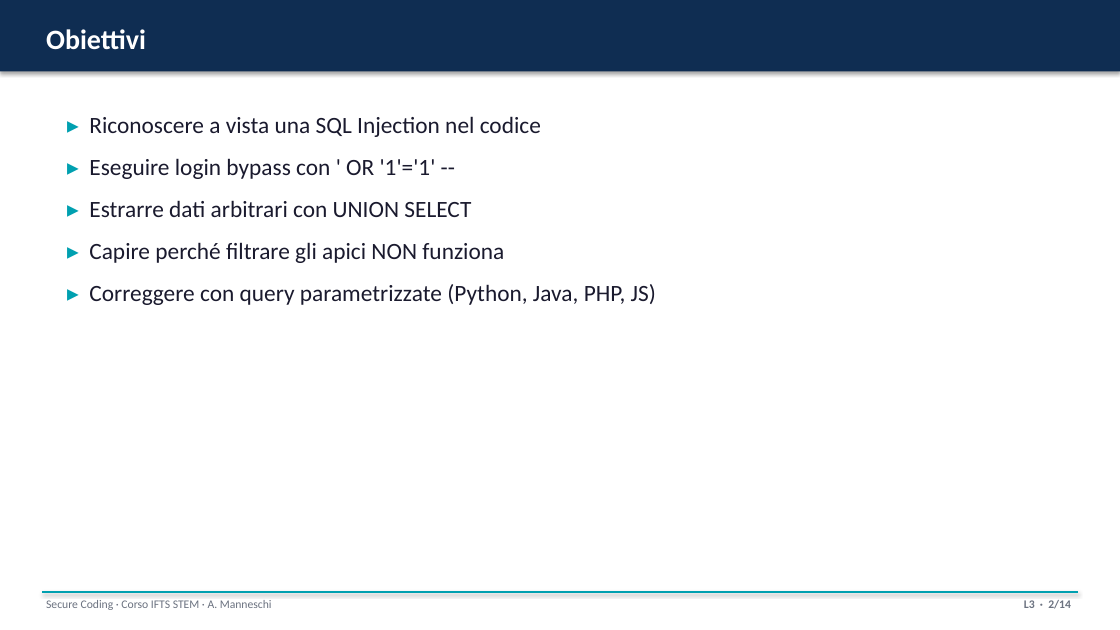
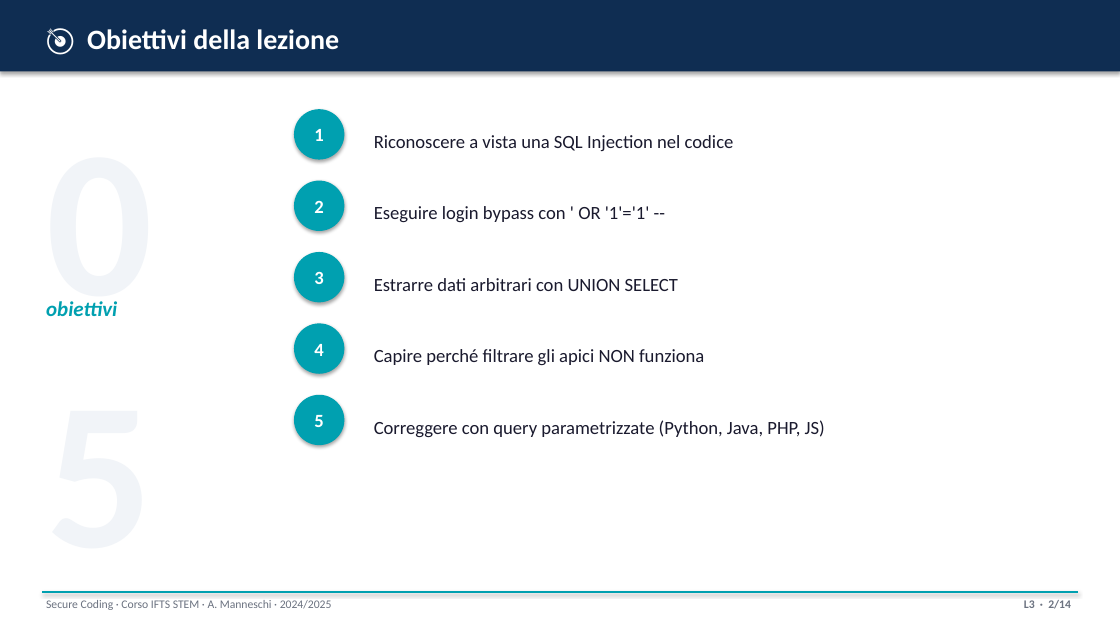
Before and after one commit to ss4i/corso-stem-ifts-secure-coding, a slide deck: slide 2 of slide/L3_sql_injection.pptx. Drawn at 1120x630 pixels with LibreOffice and Linux fonts; fonts in the diff are those of the drawing. Boxes give left, top, right and bottom in pixels: in the first picture for what was removed or moved away, otherwise in the second. Text is boxed around its words. In the diff, an @@ line names an element or a change of style, - is before the commit and + after.

```diff
--- a/slide/L3_sql_injection.pptx
+++ b/slide/L3_sql_injection.pptx
@@ text added at <box>87,29,339,50</box>, 24 pt, text #FFFFFF, bold @@
+🎯 Obiettivi della lezione
@@ text added at <box>42,84,252,294</box>, 180 pt, text #F1F4F8, bold @@
+05
@@ text removed at <box>89,116,656,305</box> @@
-▸ Riconoscere a vista una SQL Injection nel codice
-▸ Eseguire login bypass con ' OR '1'='1' --
-▸ Estrarre dati arbitrari con UNION SELECT
-▸ Capire perché filtrare gli apici NON funziona
-▸ Correggere con query parametrizzate (Python, Java, PHP, JS)
@@ ellipse added at <box>294,109,344,160</box>, fill #00A0B0 @@
@@ text added at <box>314,129,323,141</box>, 16 pt, text #FFFFFF, bold @@
+1
@@ text added at <box>374,135,734,151</box>, 16 pt, text #1A1A2E @@
+Riconoscere a vista una SQL Injection nel codice
@@ ellipse added at <box>294,181,344,231</box>, fill #00A0B0 @@
@@ text added at <box>314,201,323,213</box>, 16 pt, text #FFFFFF, bold @@
+2
@@ text added at <box>374,206,650,222</box>, 16 pt, text #1A1A2E @@
+Eseguire login bypass con ' OR '1'='1' --
@@ ellipse added at <box>294,252,344,302</box>, fill #00A0B0 @@
@@ text "obiettivi" at <box>46,301,117,316</box>: vertical alignment middle to top @@
@@ text added at <box>314,271,323,284</box>, 16 pt, text #FFFFFF, bold @@
+3
@@ text added at <box>374,278,678,291</box>, 16 pt, text #1A1A2E @@
+Estrarre dati arbitrari con UNION SELECT
@@ text at <box>46,301,117,316</box>: text changed; size 24 to 18 pt; text colour #FFFFFF to #00A0B0; italic on @@
-Obiettivi
+obiettivi
@@ ellipse added at <box>294,323,344,374</box>, fill #00A0B0 @@
@@ text added at <box>314,344,323,356</box>, 16 pt, text #FFFFFF, bold @@
+4
@@ text added at <box>374,349,704,365</box>, 16 pt, text #1A1A2E @@
+Capire perché filtrare gli apici NON funziona
@@ ellipse added at <box>294,395,344,445</box>, fill #00A0B0 @@
@@ text added at <box>314,415,323,427</box>, 16 pt, text #FFFFFF, bold @@
+5
@@ text added at <box>374,420,825,437</box>, 16 pt, text #1A1A2E @@
+Correggere con query parametrizzate (Python, Java, PHP, JS)
@@ text at <box>46,600,332,610</box>: text changed @@
-Secure Coding · Corso IFTS STEM · A. Manneschi
+Secure Coding · Corso IFTS STEM · A. Manneschi · 2024/2025
```
Also in this commit, not shown: 8 other slides changed, 5 slides added, 5 slides removed, 26 other files.
